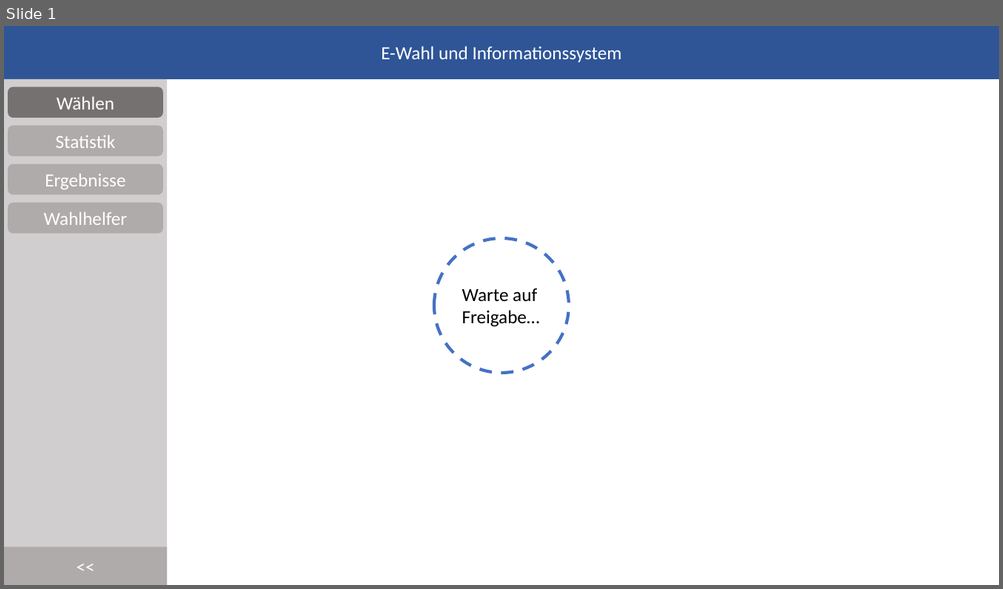
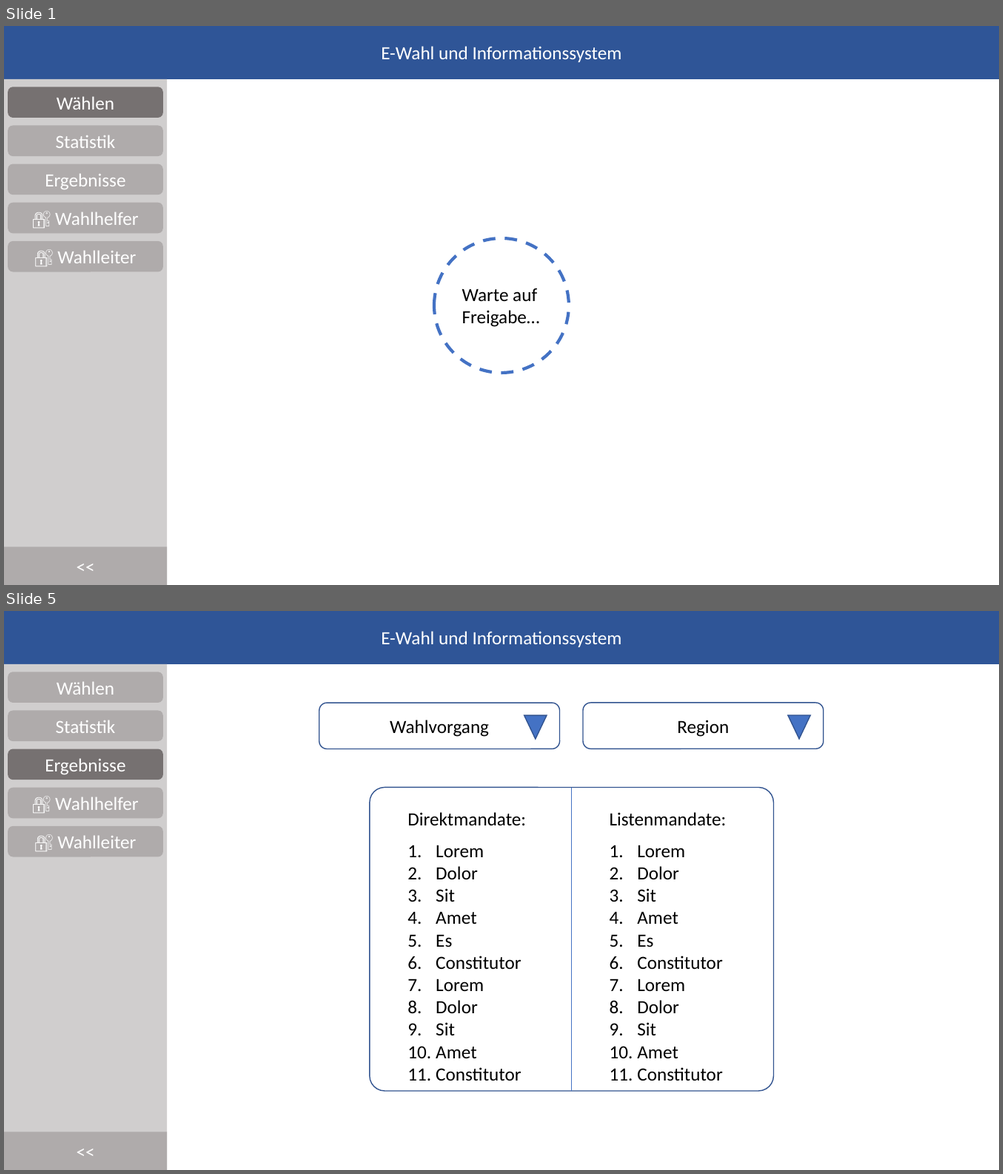
Before and after one commit to DominikHorn/wise2019-dbsystems-project, a slide deck: specification/Mock.pptx. Shown one above the other, each under a label of ours: slide 1 before the commit, slides 1 and 5 after it; the slides between them are not shown. The pictures are 1003x589 and 1003x1174 pixels, drawn with LibreOffice and Linux fonts; fonts in the diff are those of the drawing. Boxes give left, top, right and bottom in pixels: in the first picture for what was removed or moved away, otherwise in the second. Text is boxed around its words. In the diff, an @@ line names an element or a change of style, - is before the commit and + after.

```diff
--- a/specification/Mock.pptx
+++ b/specification/Mock.pptx
@@ slide 5 added at (4, 611, 999, 1170), background #FFFFFF @@
@@ rectangle added at (4, 611, 999, 664), fill #2F5597, 18 pt, text #FFFFFF @@
+E-Wahl und Informationssystem
@@ rectangle added at (4, 664, 167, 1170), fill #D0CECE @@
@@ rounded rectangle added at (8, 672, 163, 703), fill #AFABAB, 18 pt, text #FFFFFF @@
+Wählen
@@ rounded rectangle added at (8, 710, 163, 741), fill #AFABAB, 18 pt, text #FFFFFF @@
+Statistik
@@ rounded rectangle added at (318, 703, 559, 749), outline #325491 1 pt, 18 pt, text #000000 @@
+Wahlvorgang
@@ triangle added at (524, 715, 546, 739), fill #4472C4, outline #325491 1 pt @@
@@ rounded rectangle added at (583, 703, 823, 749), outline #325491 1 pt, 18 pt, text #000000 @@
+Region
@@ triangle added at (788, 715, 810, 739), fill #4472C4, outline #325491 1 pt @@
@@ rounded rectangle added at (8, 749, 163, 780), fill #767171, 18 pt, text #FFFFFF @@
+Ergebnisse
@@ rounded rectangle added at (8, 788, 163, 818), fill #AFABAB, 18 pt, text #FFFFFF @@
+🔐 Wahlhelfer
@@ rounded rectangle added at (370, 788, 774, 1091), outline #325491 1 pt @@
@@ line added from (572, 788) to (572, 1091), #4472C4 0.5 pt @@
@@ rounded rectangle added at (8, 826, 163, 857), fill #AFABAB, 18 pt, text #FFFFFF @@
+🔐 Wahlleiter
@@ text added at (407, 812, 526, 826), 18 pt, text #000000 @@
+Direktmandate:
@@ text added at (609, 812, 726, 826), 18 pt, text #000000 @@
+Listenmandate:
@@ text added at (435, 845, 521, 1082), 18 pt, text #000000 @@
+1. Lorem
+2. Dolor
+3. Sit
+4. Amet
+5. Es
+6. Constitutor
+7. Lorem
+8. Dolor
+9. Sit
+10. Amet
+11. Constitutor
@@ text added at (637, 845, 722, 1081), 18 pt, text #000000 @@
+1. Lorem
+2. Dolor
+3. Sit
+4. Amet
+5. Es
+6. Constitutor
+7. Lorem
+8. Dolor
+9. Sit
+10. Amet
+11. Constitutor
@@ rectangle added at (4, 1133, 167, 1170), fill #AFABAB, 18 pt, text #FFFFFF @@
+<<
@@ slide 1 changed as well @@
@@ text in rounded rectangle at (55, 212, 138, 225): text changed @@
-Wahlhelfer
+🔐 Wahlhelfer
@@ rounded rectangle added at (8, 241, 163, 272), fill #AFABAB, 18 pt, text #FFFFFF @@
+🔐 Wahlleiter
```
Also in this commit, not shown: 2 other slides changed, 3 other slides added.
